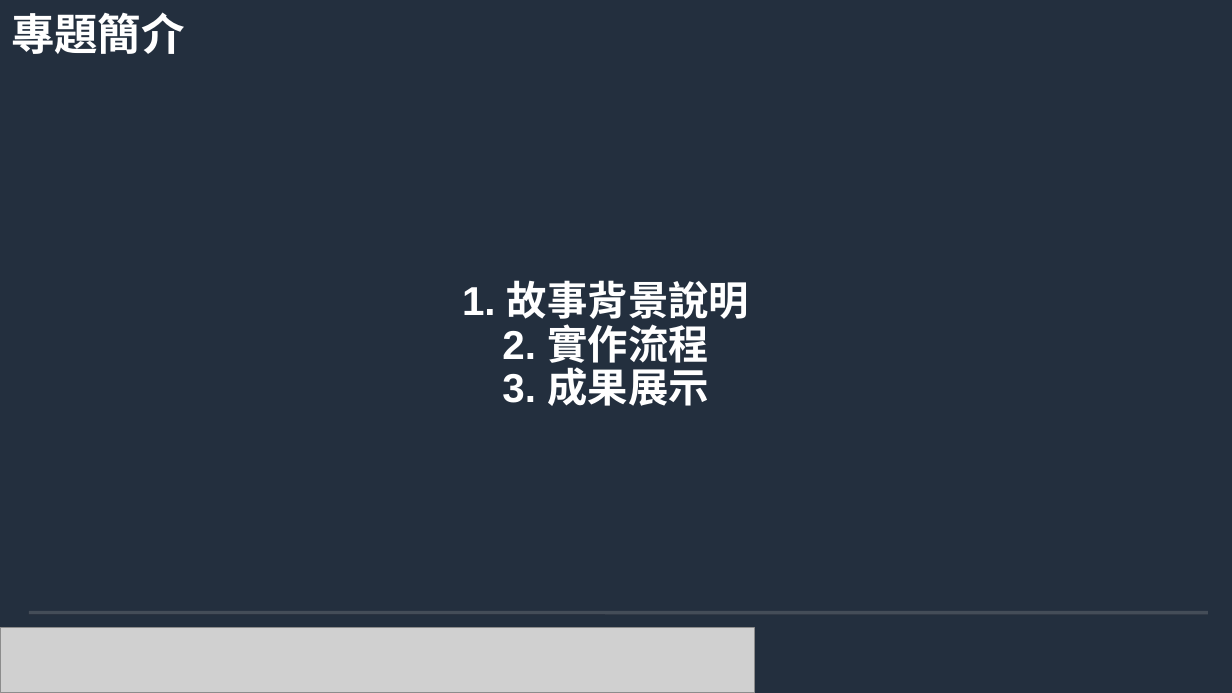
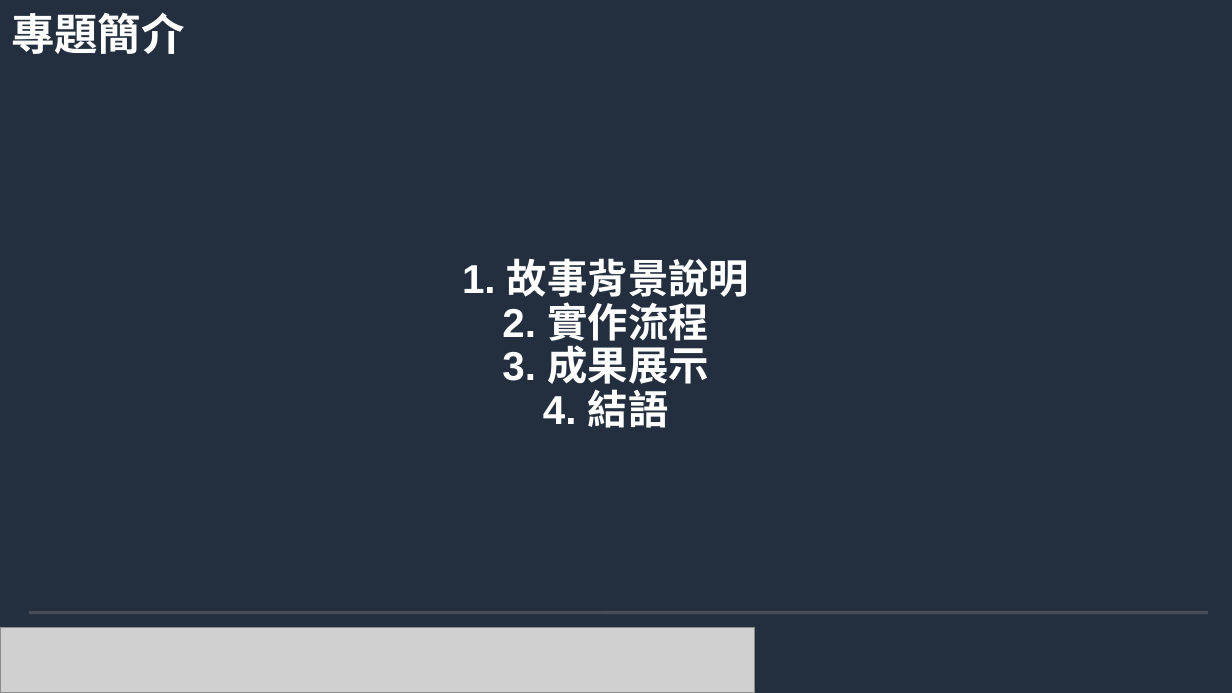
Before and after one commit to andygithub9/cfc104_2, a slide deck: slide 2 of 104.odp. Drawn at 1232x693 pixels with LibreOffice and Linux fonts; fonts in the diff are those of the drawing; grey boxes stand for pictures; background and template pictures are left out. Boxes give left, top, right and bottom in pixels: in the first picture for what was removed or moved away, otherwise in the second. Text is boxed around its words. In the diff, an @@ line names an element or a change of style, - is before the commit and + after.

Commit message:
update odp

```diff
--- a/104.odp
+++ b/104.odp
@@ title at [462,258,749,428]: text changed @@
-1. 故事背景說明
-2. 實作流程
-3. 成果展示
+1. 故事背景說明
+2. 實作流程
+3. 成果展示
+4. 結語
```
Also in this commit, not shown: 1 other slide changed, 3 slides added.
